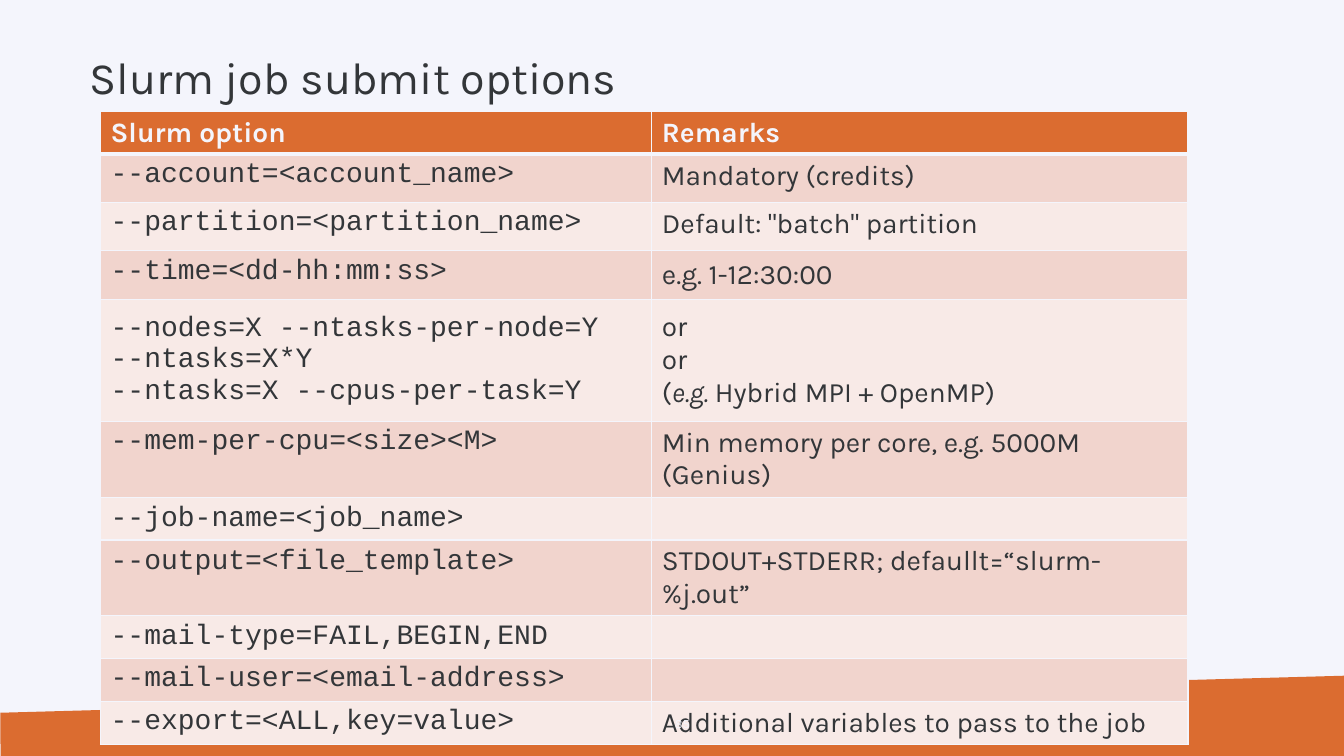
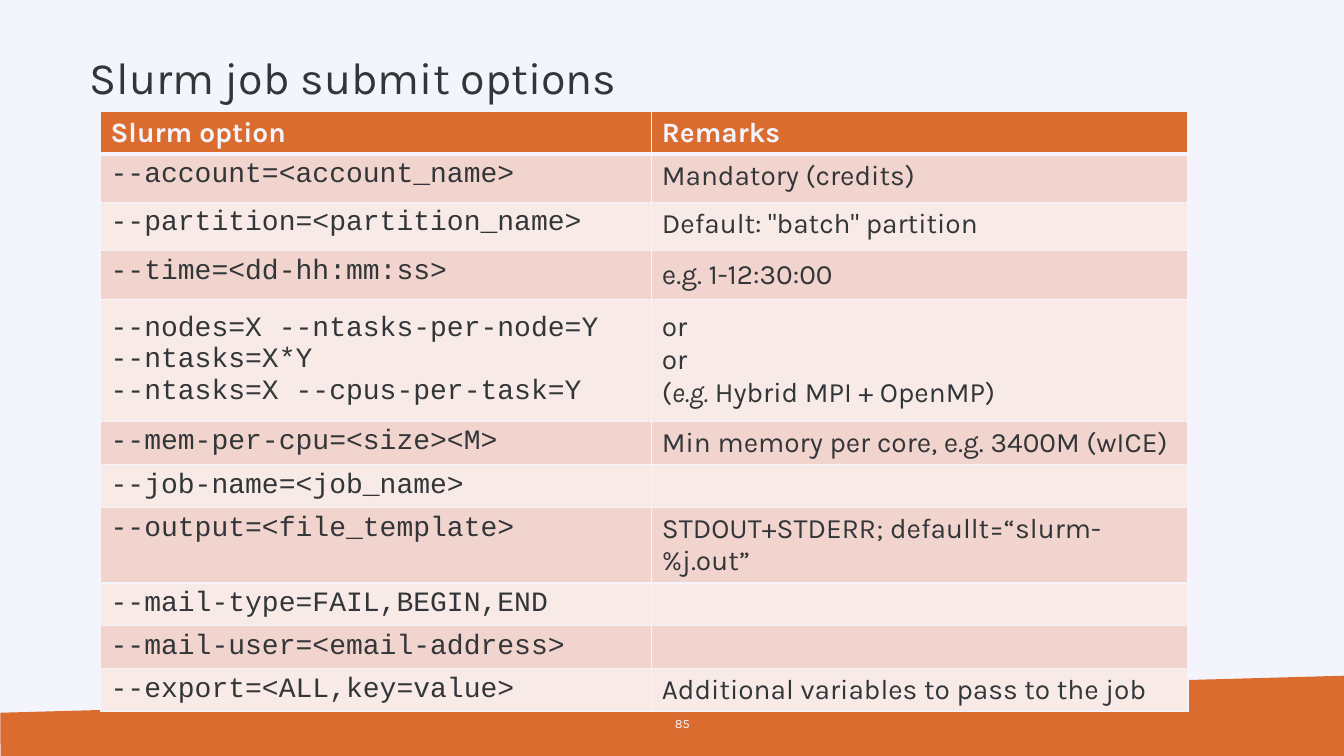
Before and after one commit to hpcleuven/HPC-intro, a slide deck: slide 85 of HPCintro.pptx. Drawn at 1344x756 pixels with LibreOffice and Linux fonts; fonts in the diff are those of the drawing; background and template pictures are left out. Boxes give left, top, right and bottom in pixels: in the first picture for what was removed or moved away, otherwise in the second. Text is boxed around its words. In the diff, an @@ line names an element or a change of style, - is before the commit and + after.

Commit message:
Minor fixes
This commit removes some more mentions of genius that were skipped over previously.

```diff
--- a/HPCintro.pptx
+++ b/HPCintro.pptx
@@ table at (x1=101, y1=112, x2=1189, y2=710) @@
-row 6, column 2: Min memory per core, e.g. 5000M (Genius)
+row 6, column 2: Min memory per core, e.g. 3400M (wICE)
```
Also in this commit, not shown: 2 other slides changed, 1 other file.
